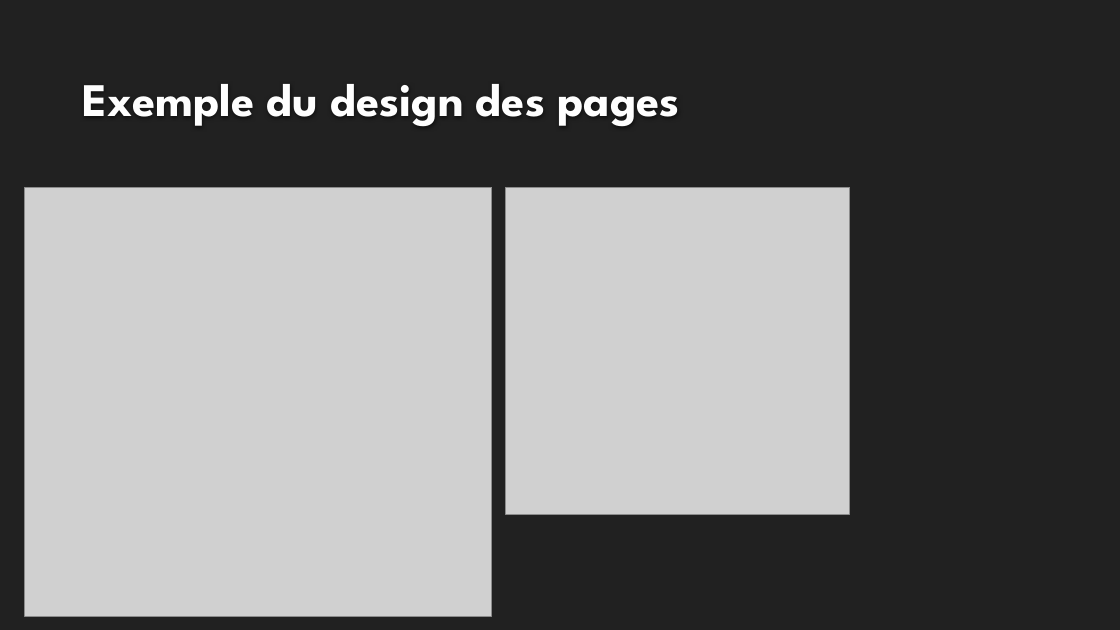
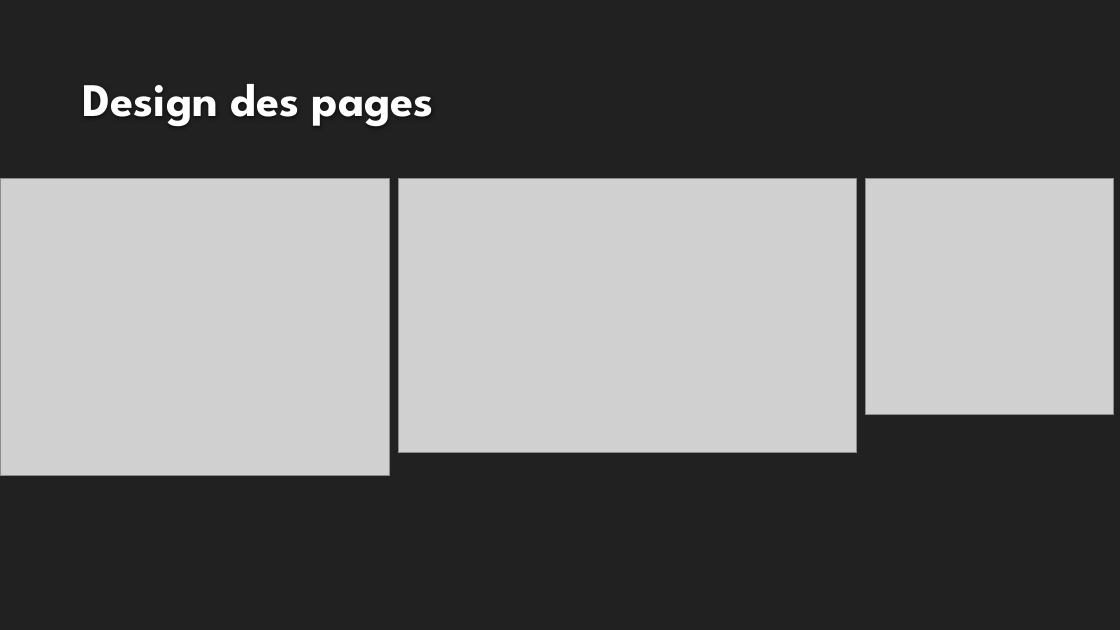
Before and after one commit to Chyzhykal/PFEProject, a slide deck: slide 11 of 01-Documentation/Report/Projet 3ème.pptx (slide 15 before the commit). Drawn at 1120x630 pixels with LibreOffice and Linux fonts; fonts in the diff are those of the drawing; grey boxes stand for pictures; background and template pictures are left out. Boxes give left, top, right and bottom in pixels: in the first picture for what was removed or moved away, otherwise in the second. Text is boxed around its words. In the diff, an @@ line names an element or a change of style, - is before the commit and + after.

```diff
--- a/01-Documentation/Report/Projet 3ème.pptx
+++ b/01-Documentation/Report/Projet 3ème.pptx
@@ title at [83,84,434,126]: text changed @@
-Exemple du design des pages
+Design des pages
@@ picture added at [0,179,389,476] @@
@@ picture added at [398,179,857,453] @@
@@ picture: place and size @@
-picture at [505,187,849,514]
+picture at [866,179,1114,414]
@@ picture removed at [24,187,492,617] @@
```
Also in this commit, not shown: 1 other slide changed, 1 slide added, 4 slides removed, 39 other files.
